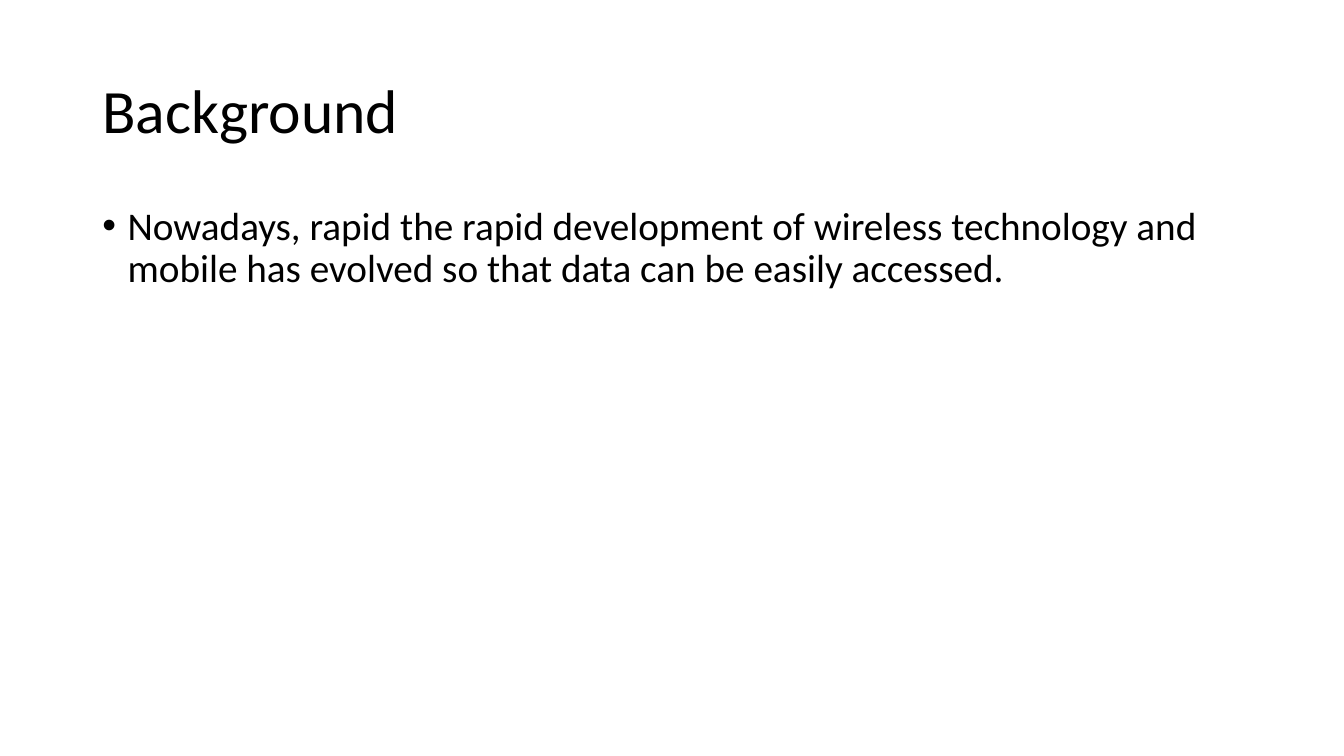
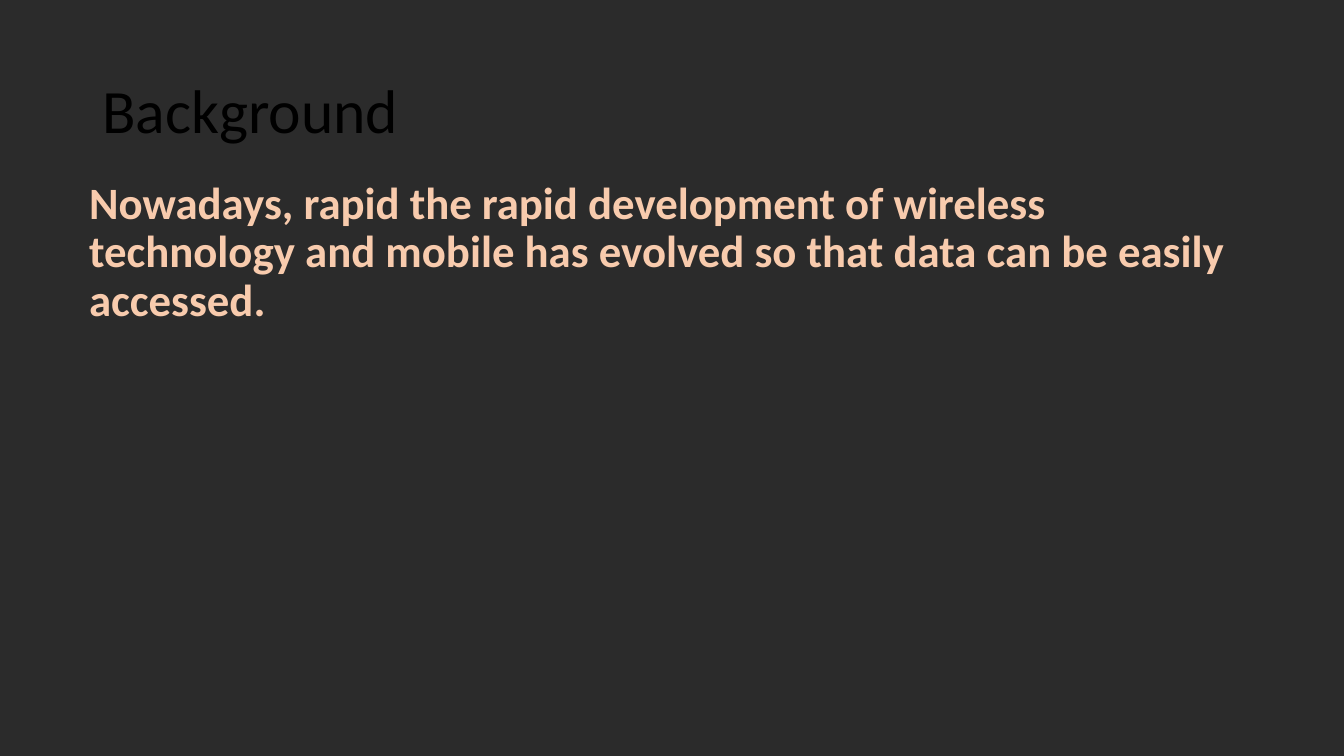
Before and after one commit to ta1234456/presentation-project, a slide deck: slide 2 of Development of Social for Restaurant Recommendation Project.pptx. Drawn at 1344x756 pixels with LibreOffice and Linux fonts; fonts in the diff are those of the drawing; background and template pictures are left out; a plain dark background stands for a picture behind light text. Boxes give left, top, right and bottom in pixels: in the first picture for what was removed or moved away, otherwise in the second. Text is boxed around its words. In the diff, an @@ line names an element or a change of style, - is before the commit and + after.

```diff
--- a/Development of Social for Restaurant Recommendation Project.pptx
+++ b/Development of Social for Restaurant Recommendation Project.pptx
@@ background #FFFFFF to picture (left out) @@
@@ text "Nowadays, rapid the rapid development ...": place and size @@
-text "Nowadays, rapid the rapid development ..." at [128, 212, 1196, 289]
+text "Nowadays, rapid the rapid development ..." at [89, 187, 1224, 317]
@@ text "Nowadays, rapid the rapid development ..." at [89, 187, 1224, 317]: size 28 to 32 pt, text colour #000000 to #F8CBAD, letter outline none to #ED7D31 1.75 pt, bold on; bullet • to none @@
```
Also in this commit, not shown: 1 other slide changed, 8 slides added, 1 other file.
